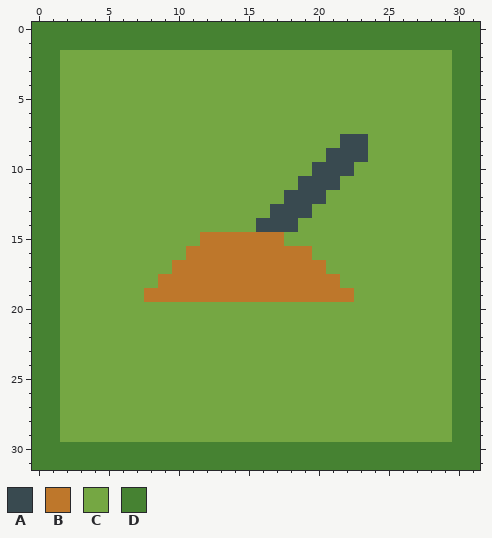
Pixel-art file, stored at UI/Button.aseprite. That is the earlier state.
32x32 pixels, 1 frame.
Visible layers, top first: "Buy", "Background".
Palette (. is transparent): A #394a50  B #be772b  C #75a743  D #468232
Pixels before, first column x 0:
 0 DDDDDDDDDDDDDDDDDDDDDDDDDDDDDDDD
 1 DDDDDDDDDDDDDDDDDDDDDDDDDDDDDDDD
 2 DDCCCCCCCCCCCCCCCCCCCCCCCCCCCCDD
 3 DDCCCCCCCCCCCCCCCCCCCCCCCCCCCCDD
 4 DDCCCCCCCCCCCCCCCCCCCCCCCCCCCCDD
 5 DDCCCCCCCCCCCCCCCCCCCCCCCCCCCCDD
 6 DDCCCCCCCCCCCCCCCCCCCCCCCCCCCCDD
 7 DDCCCCCCCCCCCCCCCCCCCCCCCCCCCCDD
 8 DDCCCCCCCCCCCCCCCCCCCCAACCCCCCDD
 9 DDCCCCCCCCCCCCCCCCCCCAAACCCCCCDD
10 DDCCCCCCCCCCCCCCCCCCAAACCCCCCCDD
11 DDCCCCCCCCCCCCCCCCCAAACCCCCCCCDD
12 DDCCCCCCCCCCCCCCCCAAACCCCCCCCCDD
13 DDCCCCCCCCCCCCCCCAAACCCCCCCCCCDD
14 DDCCCCCCCCCCCCCCAAACCCCCCCCCCCDD
15 DDCCCCCCCCCCBBBBBBCCCCCCCCCCCCDD
16 DDCCCCCCCCCBBBBBBBBBCCCCCCCCCCDD
17 DDCCCCCCCCBBBBBBBBBBBCCCCCCCCCDD
18 DDCCCCCCCBBBBBBBBBBBBBCCCCCCCCDD
19 DDCCCCCCBBBBBBBBBBBBBBBCCCCCCCDD
20 DDCCCCCCCCCCCCCCCCCCCCCCCCCCCCDD
21 DDCCCCCCCCCCCCCCCCCCCCCCCCCCCCDD
22 DDCCCCCCCCCCCCCCCCCCCCCCCCCCCCDD
23 DDCCCCCCCCCCCCCCCCCCCCCCCCCCCCDD
24 DDCCCCCCCCCCCCCCCCCCCCCCCCCCCCDD
25 DDCCCCCCCCCCCCCCCCCCCCCCCCCCCCDD
26 DDCCCCCCCCCCCCCCCCCCCCCCCCCCCCDD
27 DDCCCCCCCCCCCCCCCCCCCCCCCCCCCCDD
28 DDCCCCCCCCCCCCCCCCCCCCCCCCCCCCDD
29 DDCCCCCCCCCCCCCCCCCCCCCCCCCCCCDD
30 DDDDDDDDDDDDDDDDDDDDDDDDDDDDDDDD
31 DDDDDDDDDDDDDDDDDDDDDDDDDDDDDDDD
The same view after the edit:
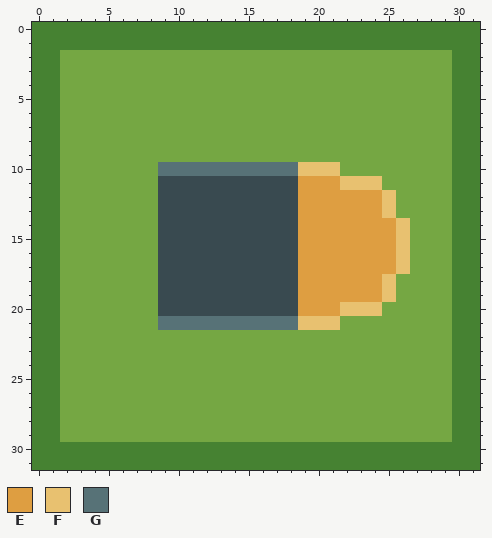
Colours new in this view: E #de9e41  F #e8c170  G #577277
The edit:
layer "Buy" now hidden
layer "Cannon" added
y 8: x 22..23 AA -> CC
y 9: x 21..23 AAA -> CCC
y 10: x 9..22 CCCCCCCCCCCAAA -> GGGGGGGGGGFFFC
y 11: x 9..24 CCCCCCCCCCAAACCC -> AAAAAAAAAAEEEFFF
y 12: x 9..17 CCCCCCCCC -> AAAAAAAAA; x 19..25 AACCCCC -> EEEEEEF
y 13: x 9..16 CCCCCCCC -> AAAAAAAA; x 19..25 ACCCCCC -> EEEEEEF
y 14: x 9..15 CCCCCCC -> AAAAAAA; x 19..26 CCCCCCCC -> EEEEEEEF
y 15: x 9..26 CCCBBBBBBCCCCCCCCC -> AAAAAAAAAAEEEEEEEF
y 16: x 9..26 CCBBBBBBBBBCCCCCCC -> AAAAAAAAAAEEEEEEEF
y 17: x 9..26 CBBBBBBBBBBBCCCCCC -> AAAAAAAAAAEEEEEEEF
y 18: x 9..25 BBBBBBBBBBBBBCCCC -> AAAAAAAAAAEEEEEEF
y 19: x 8..25 BBBBBBBBBBBBBBBCCC -> CAAAAAAAAAAEEEEEEF
y 20: x 9..24 CCCCCCCCCCCCCCCC -> AAAAAAAAAAEEEFFF
y 21: x 9..21 CCCCCCCCCCCCC -> GGGGGGGGGGFFF
Boxes around the changes in both pictures, in picture pixels (x1, y1, x2, y2):
changed: (144, 134, 410, 330)
